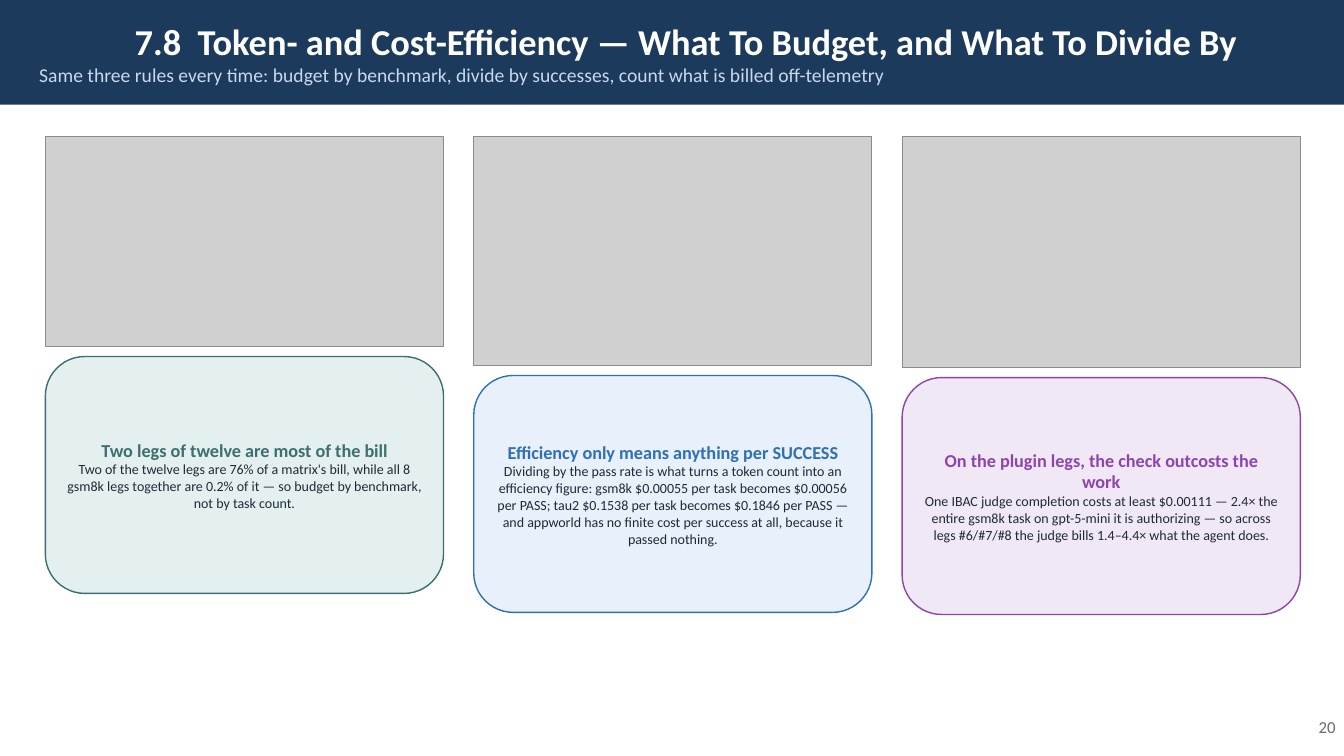
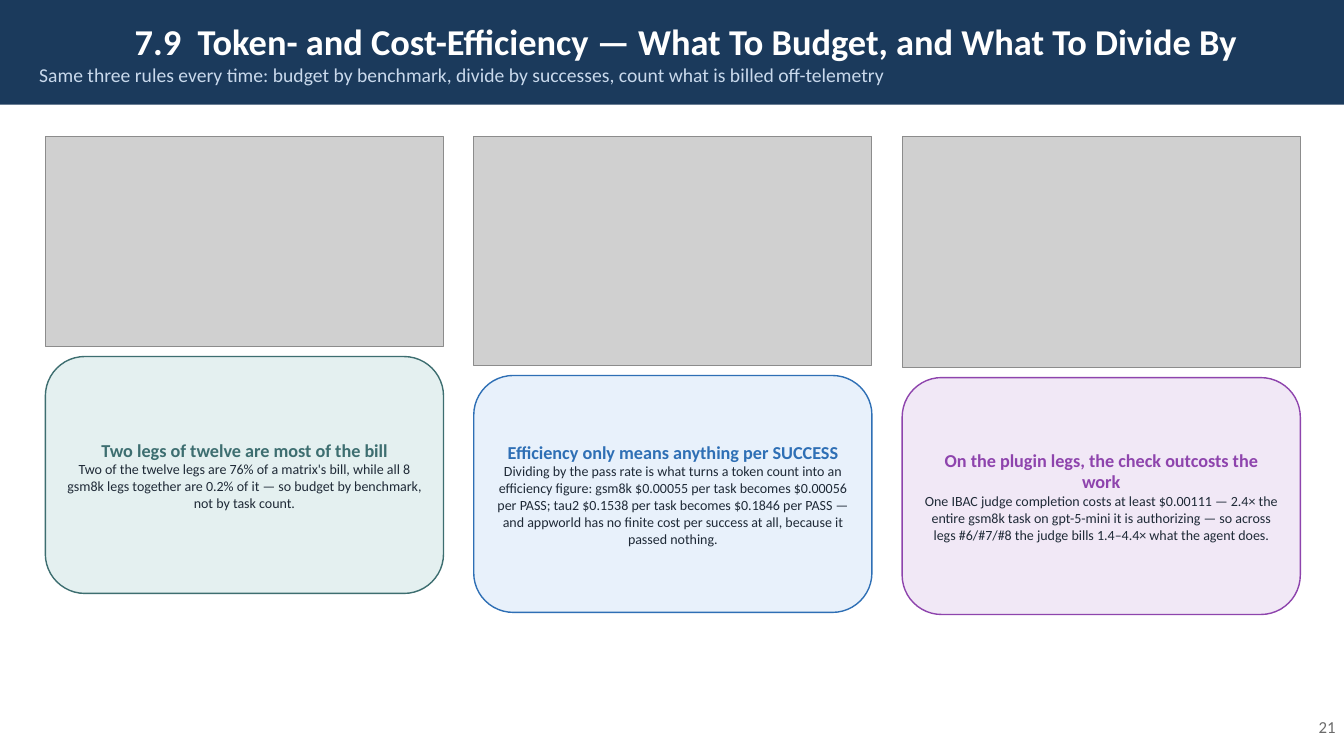
Before and after one commit to rossoctl/autobench, a slide deck: slide 21 of docs/AutoBench.pptx (slide 20 before the commit). Drawn at 1344x756 pixels with LibreOffice and Linux fonts; fonts in the diff are those of the drawing; grey boxes stand for pictures. Boxes give left, top, right and bottom in pixels: in the first picture for what was removed or moved away, otherwise in the second. Text is boxed around its words. In the diff, an @@ line names an element or a change of style, - is before the commit and + after.

```diff
--- a/docs/AutoBench.pptx
+++ b/docs/AutoBench.pptx
@@ text in rectangle at <box>135,29,1236,61</box>: text changed @@
-7.8 Token- and Cost-Efficiency — What To Budget, and What To Divide By
+7.9 Token- and Cost-Efficiency — What To Budget, and What To Divide By
@@ text at <box>1319,722,1336,733</box>: text changed @@
-20
+21
```
Also in this commit, not shown: 13 other slides changed, 7 other files.
